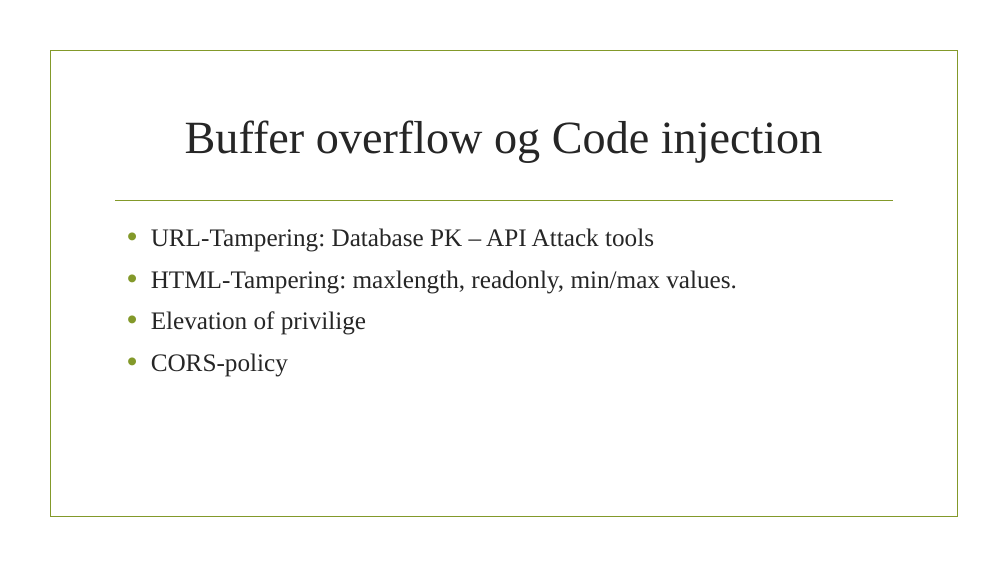
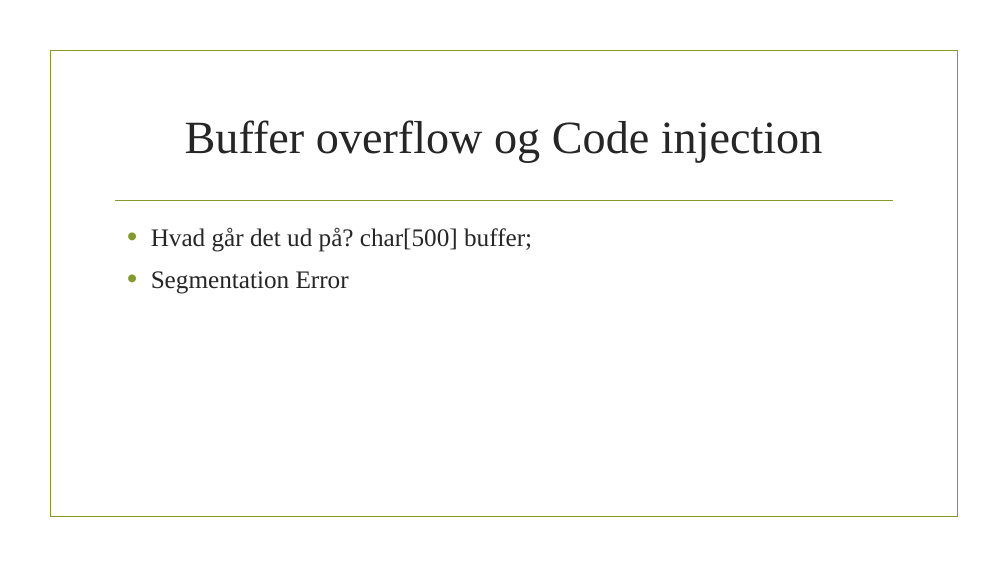
Before and after one commit to mathiasnielsen0/ITITS, a slide deck: slide 2 of Powerpoints/Spoergsmaal6.pptx. Drawn at 1008x567 pixels with LibreOffice and Linux fonts; fonts in the diff are those of the drawing; background and template pictures are left out. Boxes give left, top, right and bottom in pixels: in the first picture for what was removed or moved away, otherwise in the second. Text is boxed around its words. In the diff, an @@ line names an element or a change of style, - is before the commit and + after.

```diff
--- a/Powerpoints/Spoergsmaal6.pptx
+++ b/Powerpoints/Spoergsmaal6.pptx
@@ text at (151, 227, 532, 294): text changed @@
-• URL-Tampering: Database PK – API Attack tools
-• HTML-Tampering: maxlength, readonly, min/max values.
-• Elevation of privilige
-• CORS-policy
+• Hvad går det ud på? char[500] buffer;
+• Segmentation Error
```
Also in this commit, not shown: 2 other slides changed.
